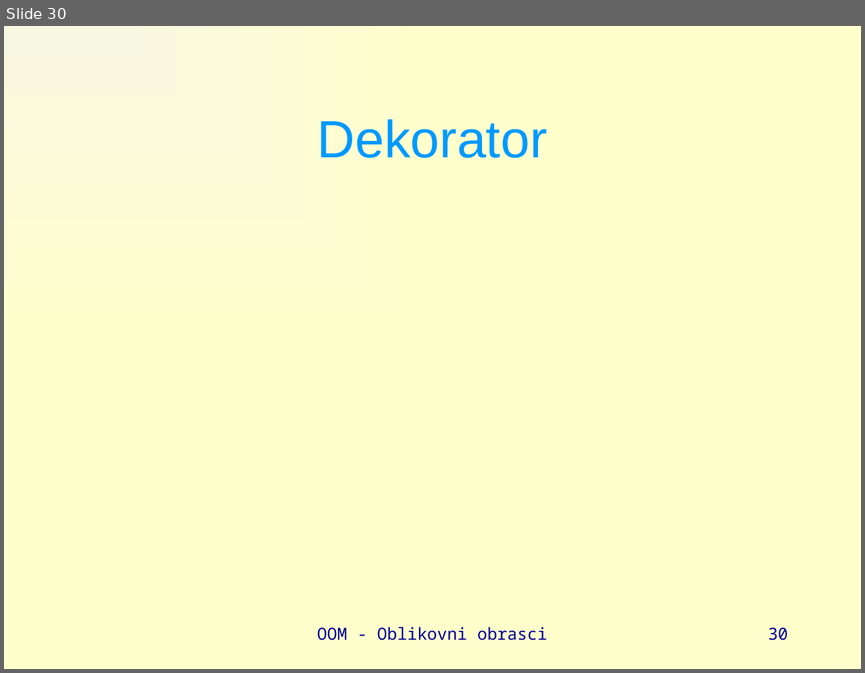
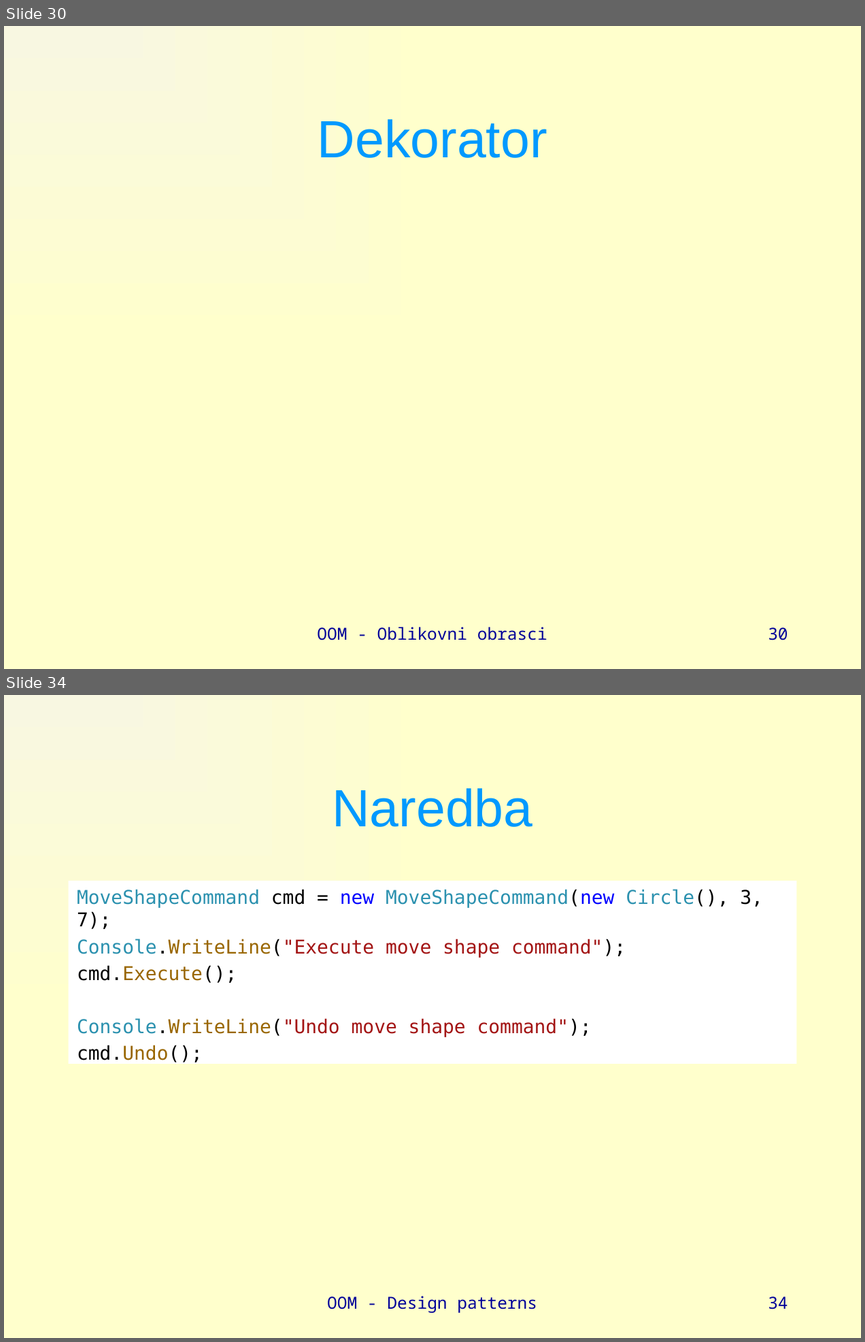
Before and after one commit to vsite-oom/DesignPatterns, a slide deck: docs/Design patterns.pptx. Shown one above the other, each under a label of ours: slide 30 before the commit, slides 30 and 34 after it; the slides between them are not shown. The pictures are 865x673 and 865x1342 pixels, drawn with LibreOffice and Linux fonts; fonts in the diff are those of the drawing. Boxes give left, top, right and bottom in pixels: in the first picture for what was removed or moved away, otherwise in the second. Text is boxed around its words. In the diff, an @@ line names an element or a change of style, - is before the commit and + after.

```diff
--- a/docs/Design patterns.pptx
+++ b/docs/Design patterns.pptx
@@ slide 34 added at bbox=[4, 695, 861, 1338], background gradient #F8F7E1 to #FFFFCC @@
@@ title added at bbox=[332, 788, 532, 827], 44 pt, text #0099FF @@
+Naredba
@@ text added at bbox=[68, 881, 797, 1064], fill #FFFFFF, 16 pt, text #2B91AF @@
+MoveShapeCommand cmd = new MoveShapeCommand(new Circle(), 3, 7);
+Console.WriteLine("Execute move shape command");
+cmd.Execute();
+Console.WriteLine("Undo move shape command");
+cmd.Undo();
@@ text added at bbox=[327, 1295, 537, 1312], 14 pt, text #000099 @@
+OOM - Design patterns
@@ page number added at bbox=[768, 1296, 787, 1309], 14 pt, text #000099 @@
+34
```
Also in this commit, not shown: 2 slides changed, 2 other slides added.
